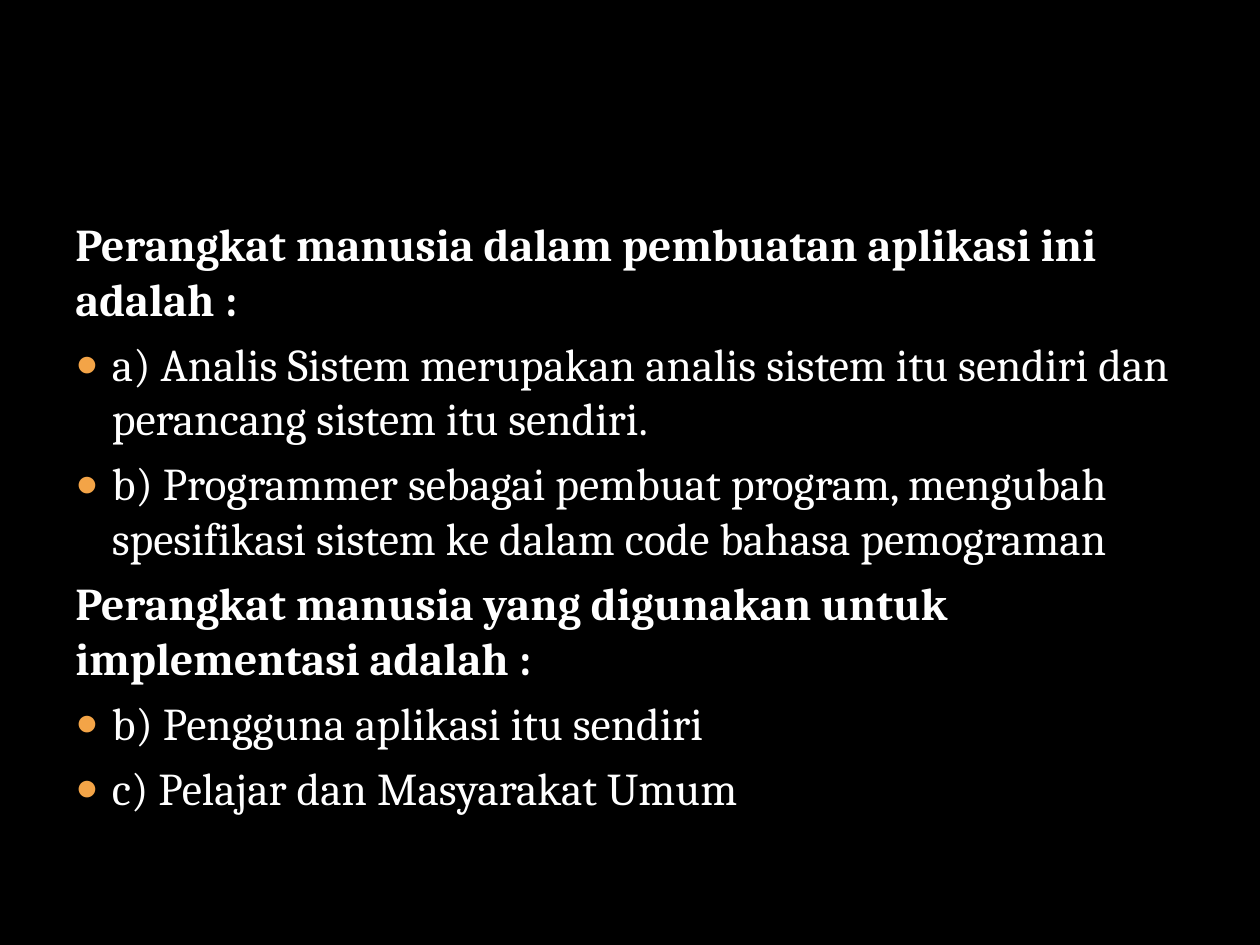
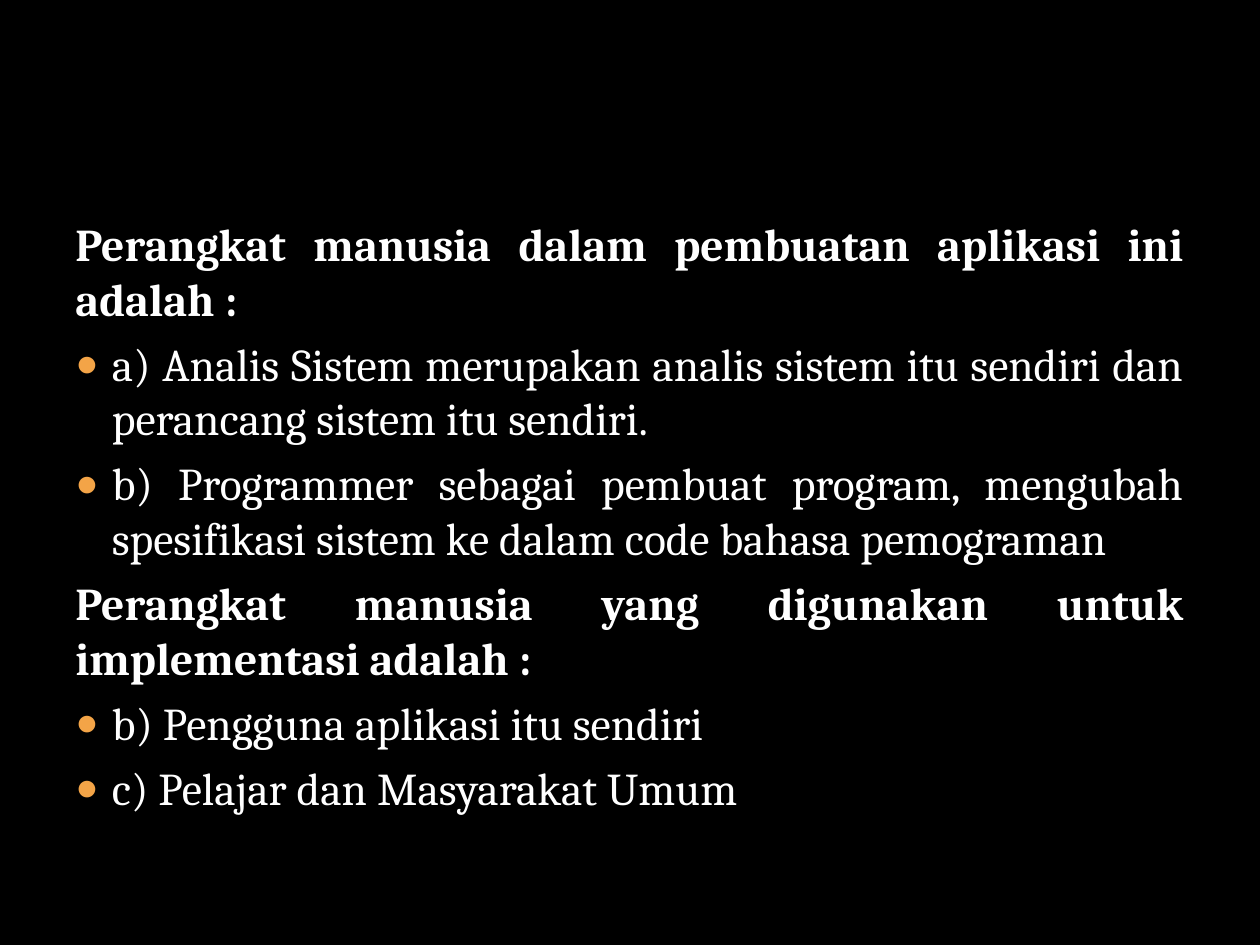
Before and after one commit to dodiimron/Tubes-IFB-1127050044-1127050117, a slide deck: slide 8 of MCKL program.pptx. Drawn at 1260x945 pixels with LibreOffice and Linux fonts; fonts in the diff are those of the drawing; background and template pictures are left out. Boxes give left, top, right and bottom in pixels: in the first picture for what was removed or moved away, otherwise in the second. Text is boxed around its words. In the diff, an @@ line names an element or a change of style, - is before the commit and + after.

```diff
--- a/MCKL program.pptx
+++ b/MCKL program.pptx
@@ text "Perangkat manusia dalam pembuatan aplikasi ..." at [75,229,1183,815]: alignment left to justified @@
```
Also in this commit, not shown: 3 other slides changed, 1 other file.
